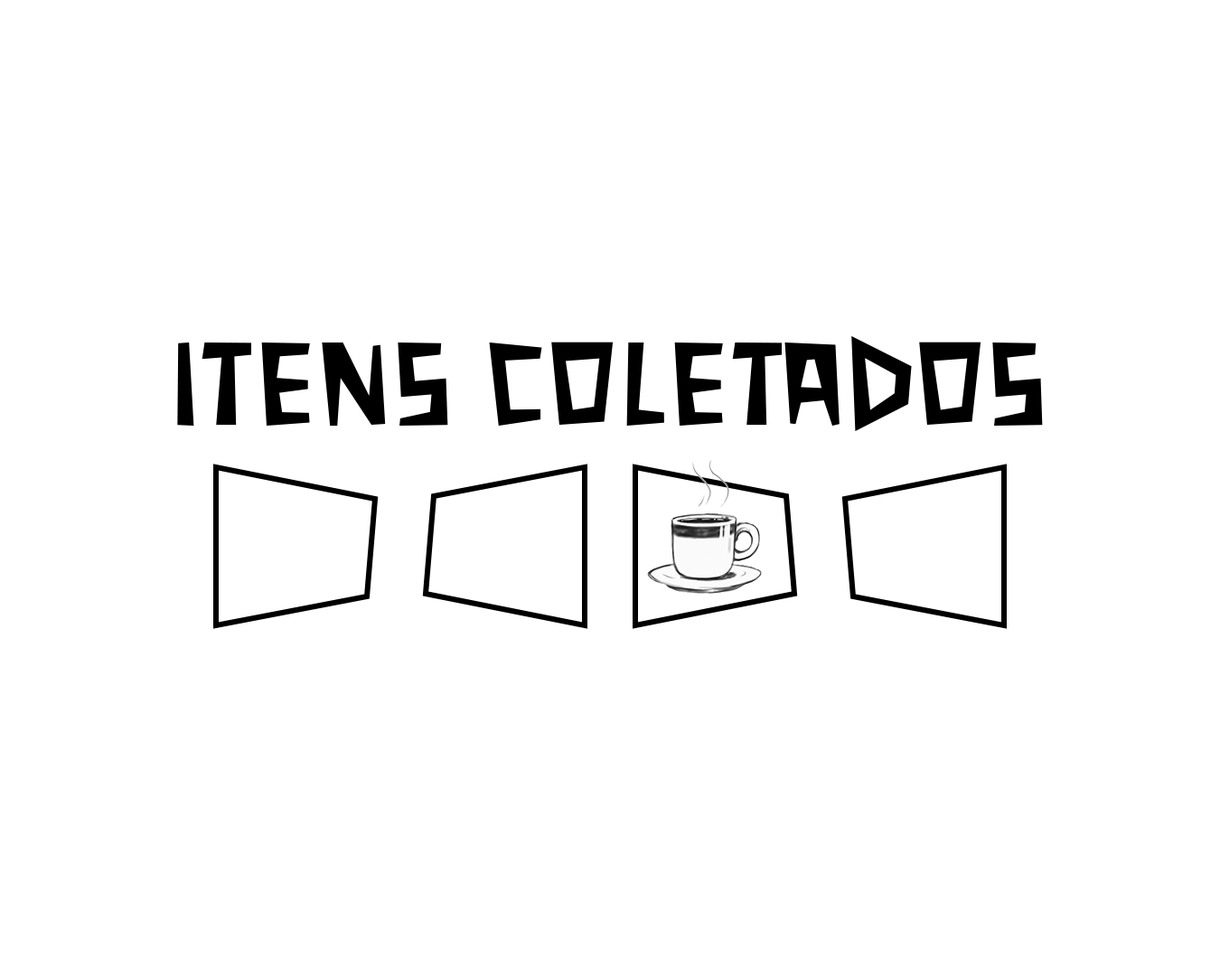
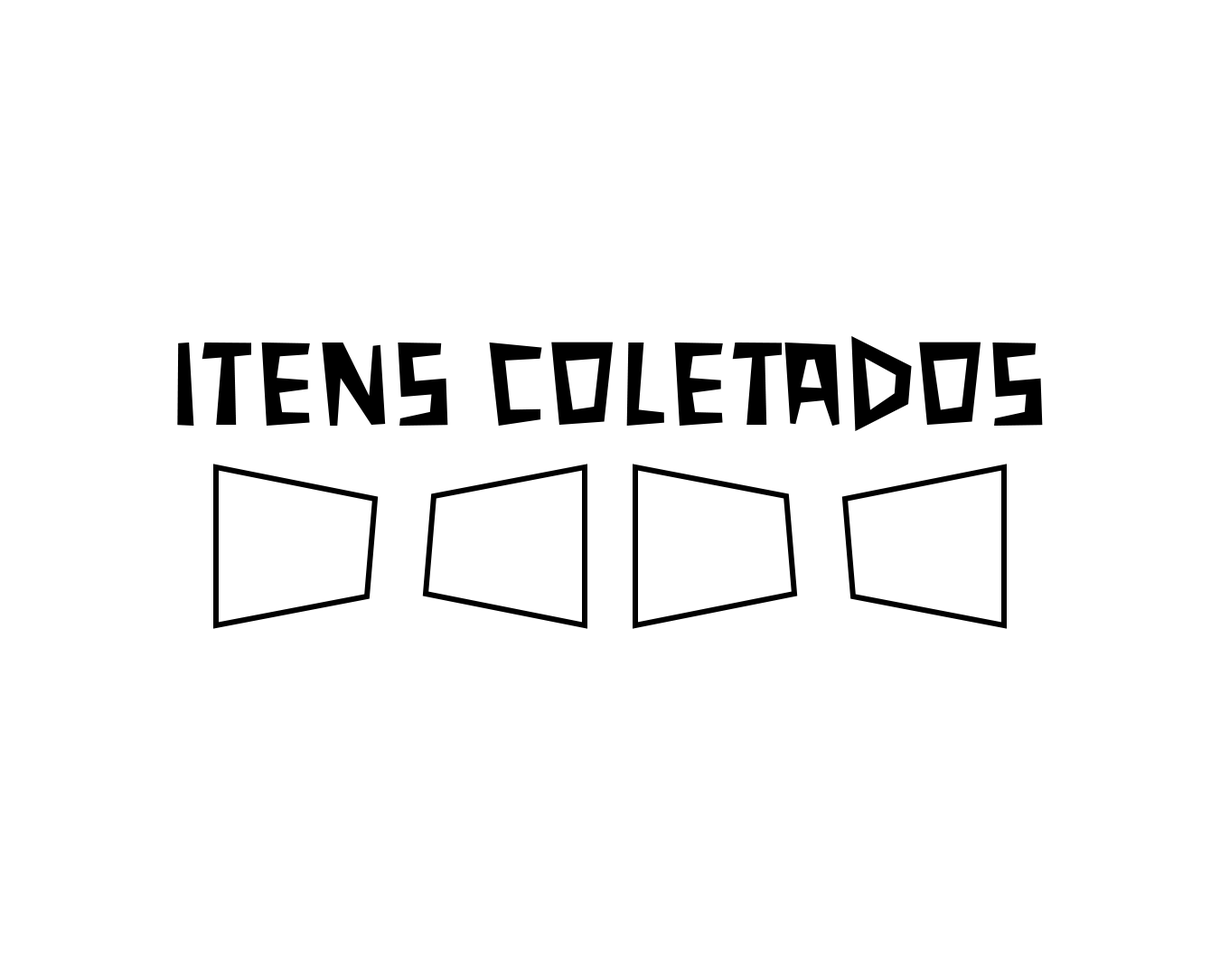
Layers edited between the first and the second w=1220, h=976 image:
hid "pngegg (7)" over [647, 460, 763, 594]
